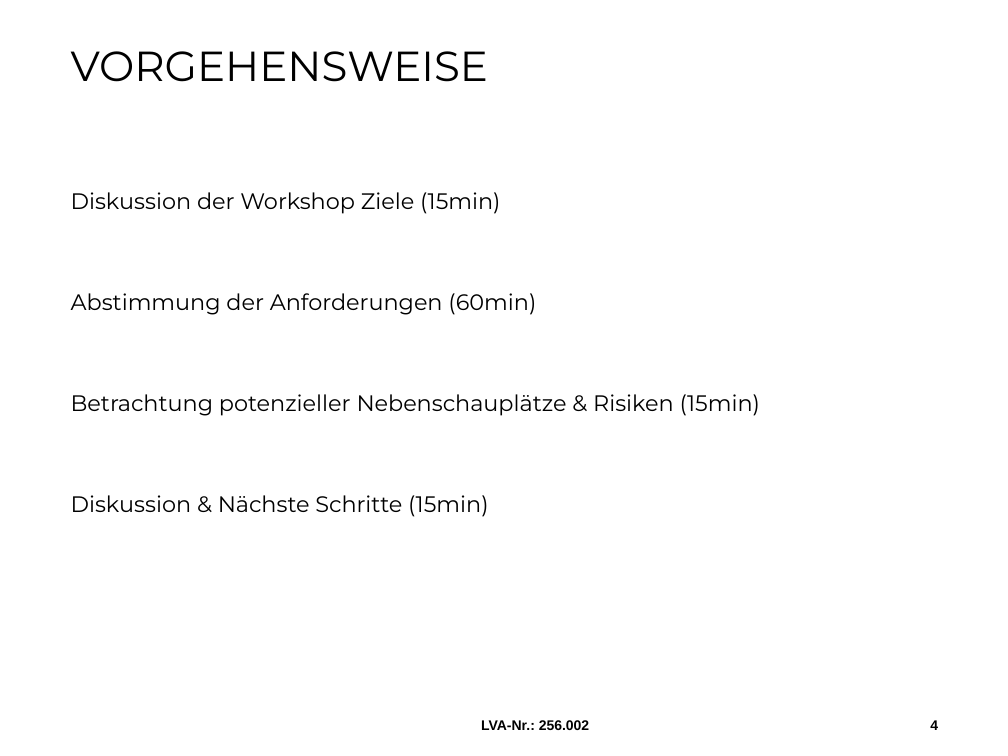
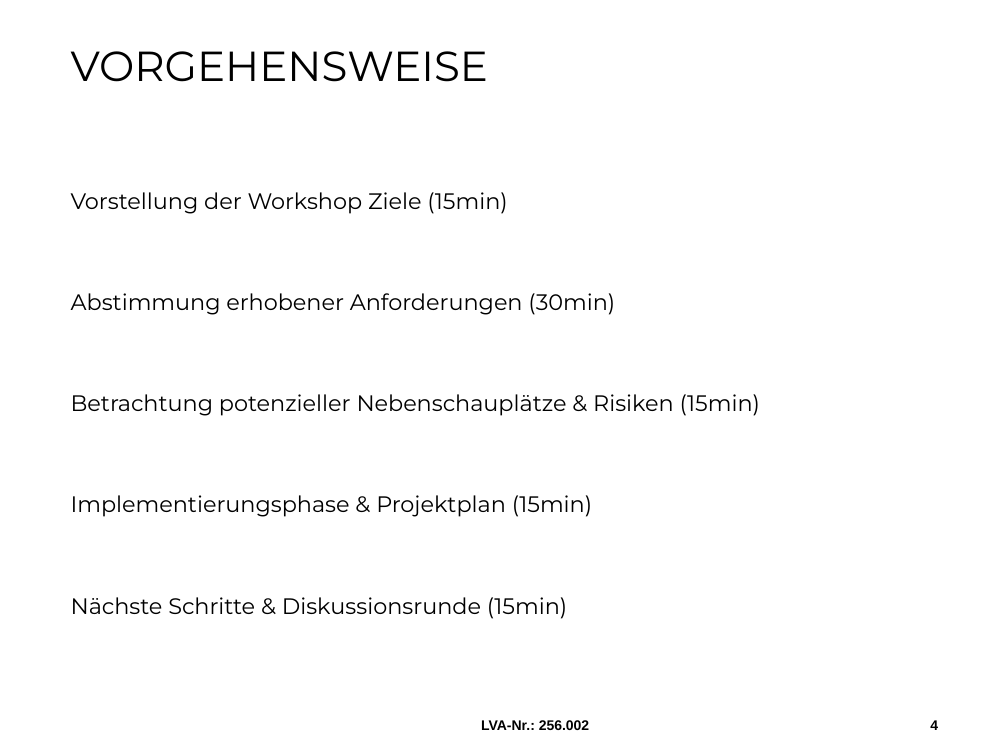
Before and after one commit to MilosTomic123/IT_Projekt_SS19, a slide deck: slide 4 of Arbeitsdokumente/190522_Workshop.pptx. Drawn at 1008x756 pixels with LibreOffice and Linux fonts; fonts in the diff are those of the drawing; background and template pictures are left out. Boxes give left, top, right and bottom in pixels: in the first picture for what was removed or moved away, otherwise in the second. Text is boxed around its words. In the diff, an @@ line names an element or a change of style, - is before the commit and + after.

```diff
--- a/Arbeitsdokumente/190522_Workshop.pptx
+++ b/Arbeitsdokumente/190522_Workshop.pptx
@@ text at (71, 192, 615, 315): text changed @@
-Diskussion der Workshop Ziele (15min)
-Abstimmung der Anforderungen (60min)
+Vorstellung der Workshop Ziele (15min)
+Abstimmung erhobener Anforderungen (30min)
@@ text at (71, 495, 592, 619): text changed @@
-Diskussion & Nächste Schritte (15min)
+Implementierungsphase & Projektplan (15min)
+Nächste Schritte & Diskussionsrunde (15min)
```
Also in this commit, not shown: 6 other slides changed, 1 slide removed.
